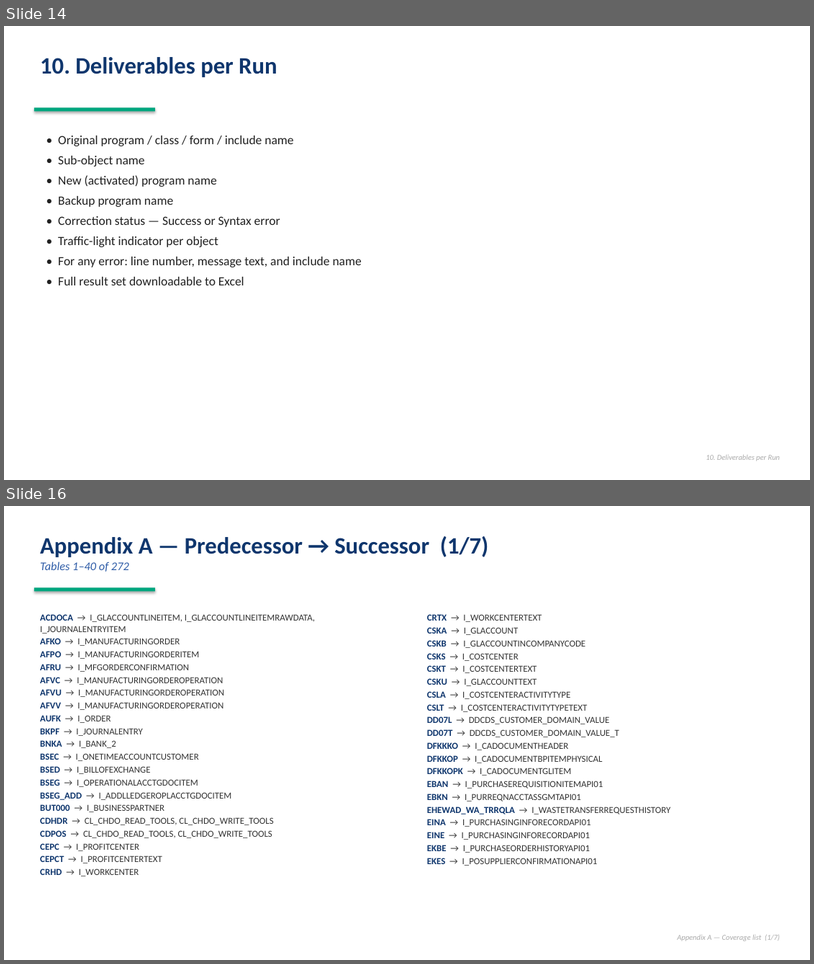
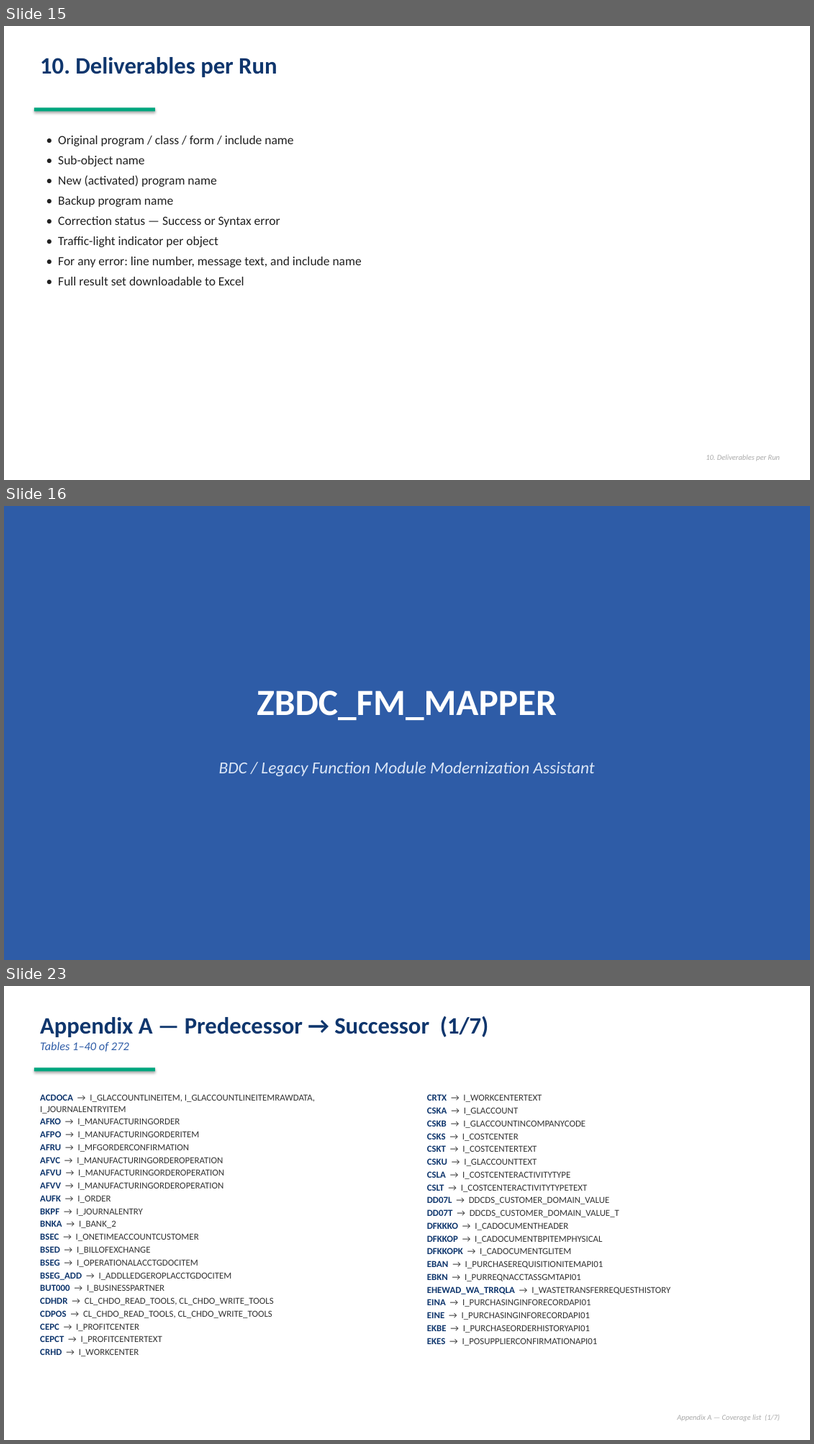
Before and after one commit to vaibhavdiligent/ONGC-CST-Purchase-Date-Sharing-, a slide deck: ZATC_RESULT_CORRECTION_CAPABILITIES.pptx. Shown one above the other, each under a label of ours: slides 14 and 16 before the commit, slides 15, 16 and 23 after it; the slides between them are not shown. The pictures are 814x964 and 814x1444 pixels, drawn with LibreOffice and Linux fonts; fonts in the diff are those of the drawing. Boxes give left, top, right and bottom in pixels: in the first picture for what was removed or moved away, otherwise in the second. Text is boxed around its words. In the diff, an @@ line names an element or a change of style, - is before the commit and + after.

```diff
--- a/ZATC_RESULT_CORRECTION_CAPABILITIES.pptx
+++ b/ZATC_RESULT_CORRECTION_CAPABILITIES.pptx
@@ slide 16 added at [4, 506, 810, 960], background #FFFFFF @@
@@ rectangle added at [4, 506, 810, 960], fill #2E5CA7 @@
@@ text added at [257, 690, 557, 720], 44 pt, text #FFFFFF, bold @@
+ZBDC_FM_MAPPER
@@ text added at [219, 762, 595, 776], 20 pt, text #DCE7F7, italic @@
+BDC / Legacy Function Module Modernization Assistant
@@ what was slide 14 is now slide 15 @@
@@ what was slide 16 is now slide 23 @@
```
Also in this commit, not shown: 4 slides changed, 6 other slides added.
